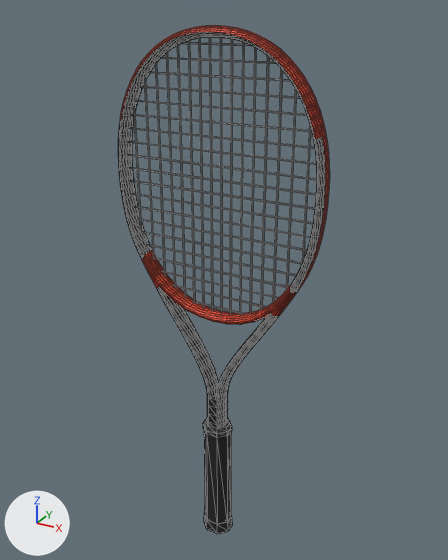
The glTF model assets/realistic/wilson-clash-100-pro-v3-2025.glb as it was, and as the next commit left it.
The view is the same before and after, from a 50 mm camera at (0.345, -0.609, 0.703) aimed at (-0.002, 0.021, 0.388). Every picture has the same lights, and +X, +Y and +Z are marked at lower left. The first picture is the older version. Mesh edges are drawn as thin lines. Where no turn or scale is listed for an object, it has been applied to the vertices. Vertices at exactly the same position are counted once.

Objects in the first picture: 'bumper', 'frame', 'grip', 'grommets', 'strings_crosses', 'strings_mains' and 2 more.
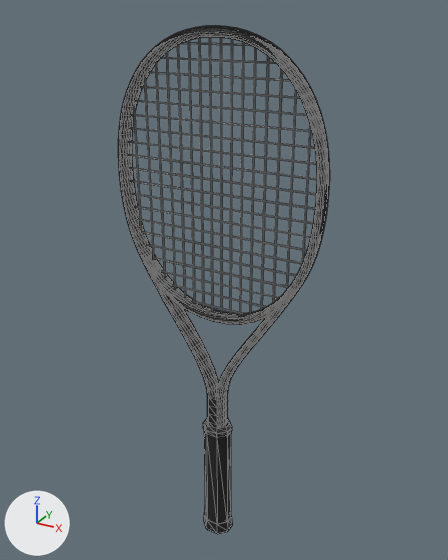
What differs and where, as boxes [x1, y1, x2, y2] in the pictures (448 x 560 px):
```json
{"object": "bumper", "change": "recoloured", "before": [120, 25, 326, 139], "after": [120, 25, 326, 139]}
{"object": "grommets", "change": "recoloured", "before": [298, 136, 329, 289], "after": [298, 136, 329, 289]}
{"part": 1, "of": "me_frame", "change": "recoloured", "before": [143, 251, 292, 324], "after": [143, 251, 292, 324]}
```

The change, as JSON lines over the scene's bpy script:
```json
{"op": "set", "path": "mat_mat_bumper.base_color", "old": "(0.807, 0.063, 0.0252)", "new": "(0.011, 0.011, 0.013)", "note": "red #e8472c -> black #1b1b1e"}
{"op": "set", "path": "mat_mat_grommets.base_color", "old": "(0.807, 0.063, 0.0252)", "new": "(0.011, 0.011, 0.013)", "note": "red #e8472c -> black #1b1b1e"}
{"block": "me_frame", "where": "me_frame.from_pydata(...)  # 1688 vertices, 3316 faces; spans x -0.134..0.134, y -0.012..0.012, z -0.254..0.254"}
{"block": "me_frame", "where": "# used by ob_frame; location = (0.0, 0.0, 0.432)"}
{"block": "me_frame", "change": "me_frame part 1: 512 faces centred in x -0.103..0.103, y -0.012..0.012, z -0.088..-0.022 are repainted in the vertex colours; the middle colour goes from red #e8472a to black #1c1c1c"}
```
